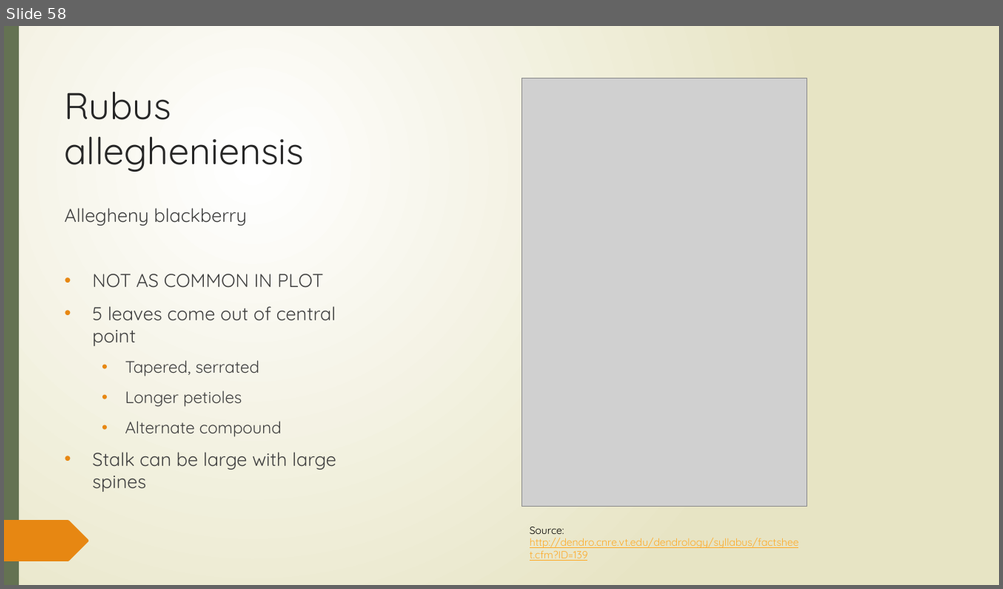
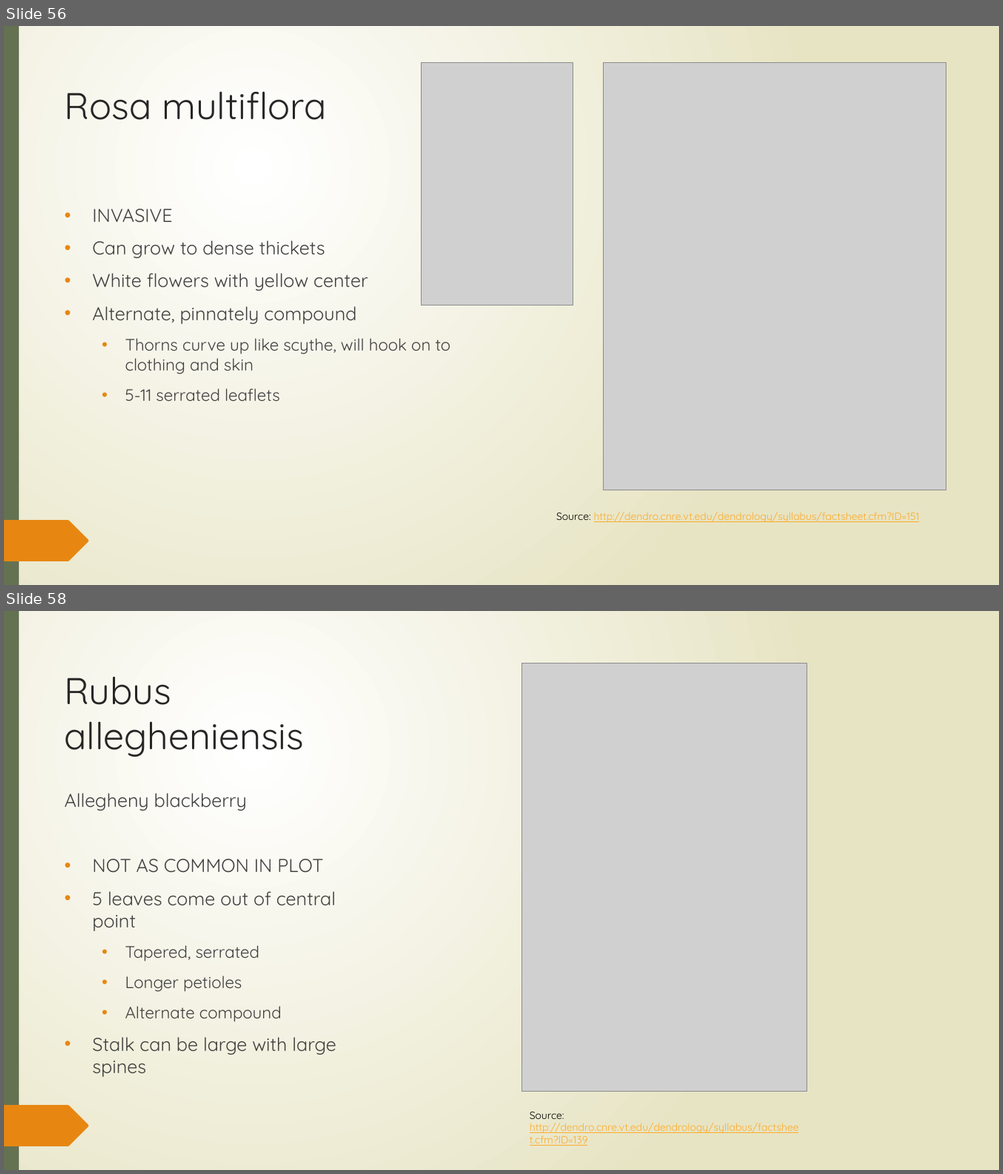
Before and after one commit to SCBI-ForestGEO/SCBI-ForestGEO-Data, a slide deck: species_lists/Full plant list/plants_in_ForestGEO_plot.pptx. Shown one above the other, each under a label of ours: slide 58 before the commit, slides 56 and 58 after it; the slides between them are not shown. The pictures are 1003x589 and 1003x1174 pixels, drawn with LibreOffice and Linux fonts; fonts in the diff are those of the drawing; grey boxes stand for pictures. Boxes give left, top, right and bottom in pixels: in the first picture for what was removed or moved away, otherwise in the second. Text is boxed around its words. In the diff, an @@ line names an element or a change of style, - is before the commit and + after.

```diff
--- a/species_lists/Full plant list/plants_in_ForestGEO_plot.pptx
+++ b/species_lists/Full plant list/plants_in_ForestGEO_plot.pptx
@@ slide 56 added at [4, 26, 999, 585], background gradient #FFFFFF to #E8E6C4; not listed: 23 template elements that a slide beside it also shows @@
@@ rectangle added at [4, 26, 999, 585], fill gradient #FFFFFF to #E8E6C4 @@
@@ rectangle added at [4, 26, 19, 585], fill #647252 @@
@@ picture added at [421, 62, 573, 306] @@
@@ picture added at [603, 62, 945, 491] @@
@@ title added at [65, 91, 326, 120], 36 pt, text #262626 @@
+Rosa multiflora
@@ text added at [92, 209, 451, 401], 18 pt, text #404040 @@
+• INVASIVE
+• Can grow to dense thickets
+• White flowers with yellow center
+• Alternate, pinnately compound
+  • Thorns curve up like scythe, will hook on to clothing and skin
+  • 5-11 serrated leaflets
@@ text added at [556, 512, 919, 523], 10 pt, text #FDAB2A, underline @@
+Source: http://dendro.cnre.vt.edu/dendrology/syllabus/factsheet.cfm?ID=151
@@ freeform shape added at [4, 520, 89, 562], fill #E78712 @@
```
Also in this commit, not shown: 12 slides changed, 3 other slides added, 4 slides removed.
